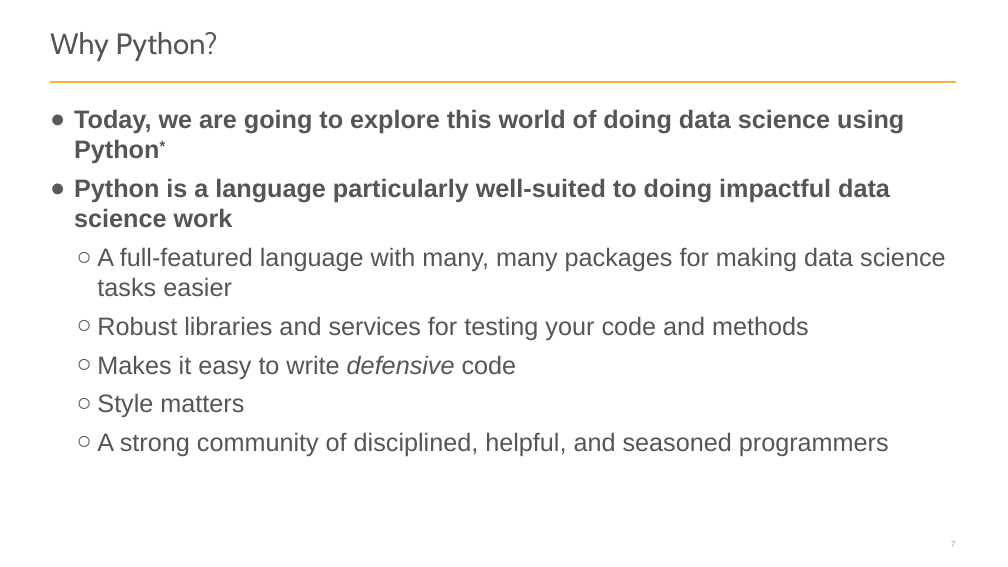
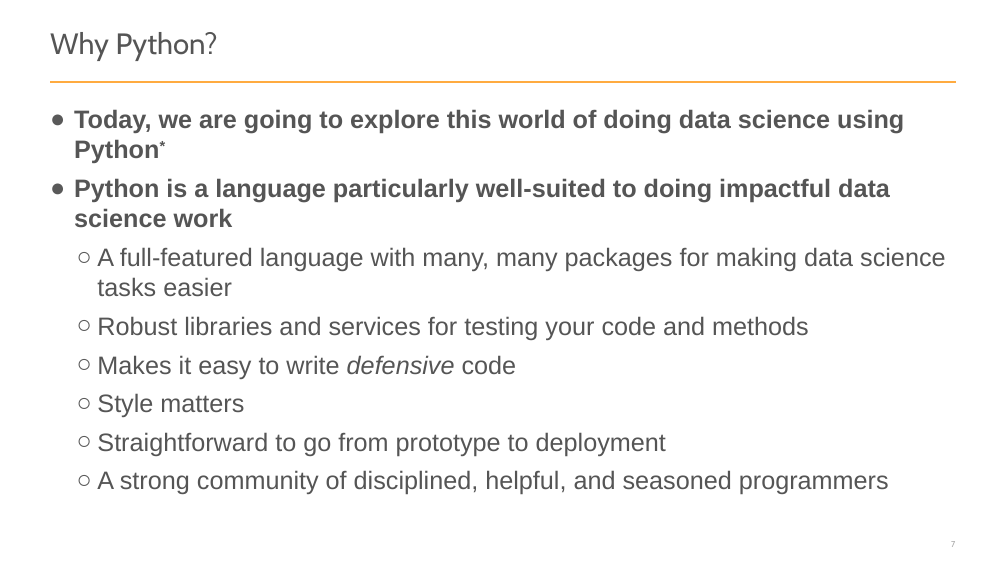
Before and after one commit to jseabold/pycon-ds-2018, a slide deck: slide 7 of intro-to-python.pptx. Drawn at 1008x567 pixels with LibreOffice and Linux fonts; fonts in the diff are those of the drawing. Boxes give left, top, right and bottom in pixels: in the first picture for what was removed or moved away, otherwise in the second. Text is boxed around its words. In the diff, an @@ line names an element or a change of style, - is before the commit and + after.

Commit message:
Edits

```diff
--- a/intro-to-python.pptx
+++ b/intro-to-python.pptx
@@ text at (x1=97, y1=432, x2=666, y2=456): paragraph added @@
+  ○ Straightforward to go from prototype to deployment
```
